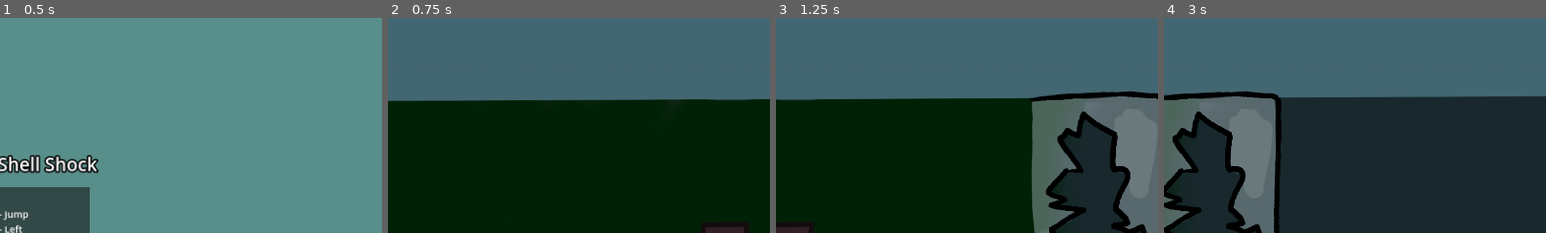
Above: before the commit, frames 1-4 (left to right).
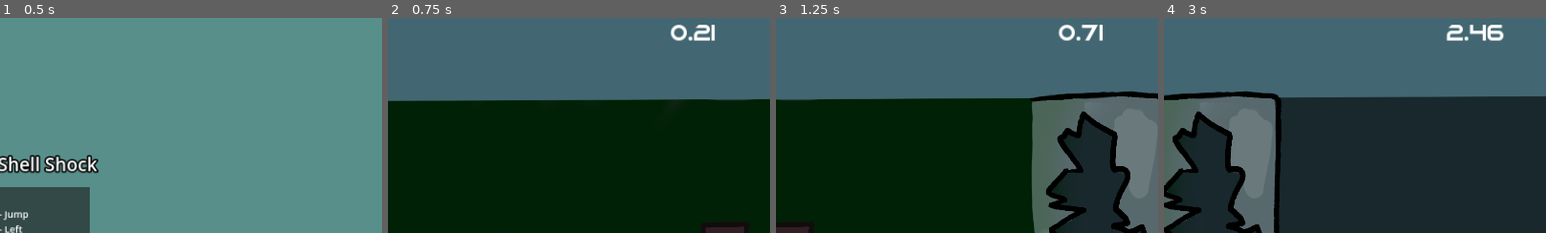
Above: after the commit, the same moments.

Repository: isterkvarn/operation_shell_shock
Game: Godot game, scene res://menus/main_menu/main_menu.tscn
Same seed, same stepped clock (60 frames per second), same inputs: the game is played once before the commit and once after it.
Inputs:
- Up to frame 1 (0.5 s): no input
- Up to frame 2 (0.75 s): tap X (start) at 0.5 s; hold D (ss_right) from 0.53 s (still down); tap Y (highscores) at 0.6 s
- Up to frame 3 (1.25 s): keep holding D (ss_right); tap W (ss_jump) at 0.77 s
- Up to frame 4 (3 s): tap X (start) at 1.35 s; tap W (ss_jump) at 1.52 s; release D (ss_right) at 2.03 s; hold A (ss_left) 2.03-2.78 s; hold J (switch_state) 2.03-2.78 s; hold D (ss_right) from 2.78 s (still down); tap Y (highscores) at 2.85 s
The pictures show only the part of the screen within x 50-100%, y 0-50%; the shares and areas given below are measured in that part.

Frame 1 is identical in both runs. In frame 2, 0.5% of the frame differs, in the area x 74-86%, y 3-11%; in frame 3, 0.5%; in frame 4, 0.7%, in the area x 74-89%, y 3-11%.

Commit message:
fix: misaligned SocerIndicatior

Diff:
--- a/player/player.tscn
+++ b/player/player.tscn
@@ -130,10 +130,12 @@
 [node name="CanvasLayer" type="CanvasLayer" parent="."]
 
 [node name="ScoreIndicator" type="RichTextLabel" parent="CanvasLayer"]
-offset_left = 945.0
-offset_top = -666.0
-offset_right = 1446.0
-offset_bottom = -563.0
+anchors_preset = 1
+anchor_left = 1.0
+anchor_right = 1.0
+offset_left = -251.0
+offset_bottom = 103.0
+grow_horizontal = 0
 theme_override_fonts/normal_font = ExtResource("14_cnmfu")
 theme_override_font_sizes/normal_font_size = 64
 text = "000.00"
